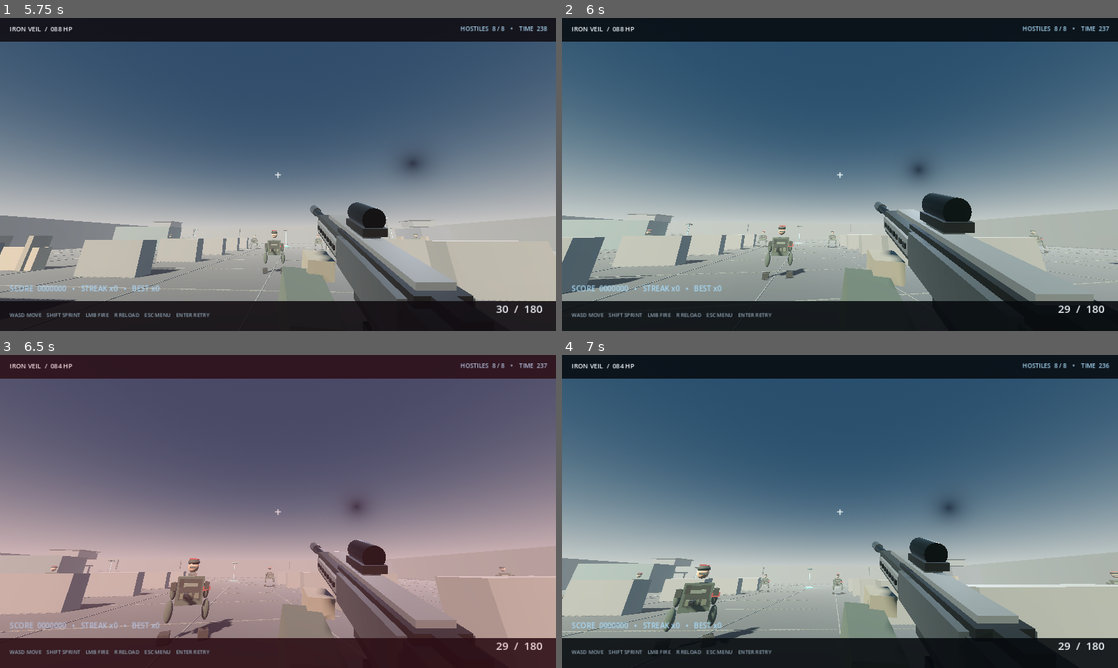
Above: before the commit, frames 1-4 (two rows, left to right).
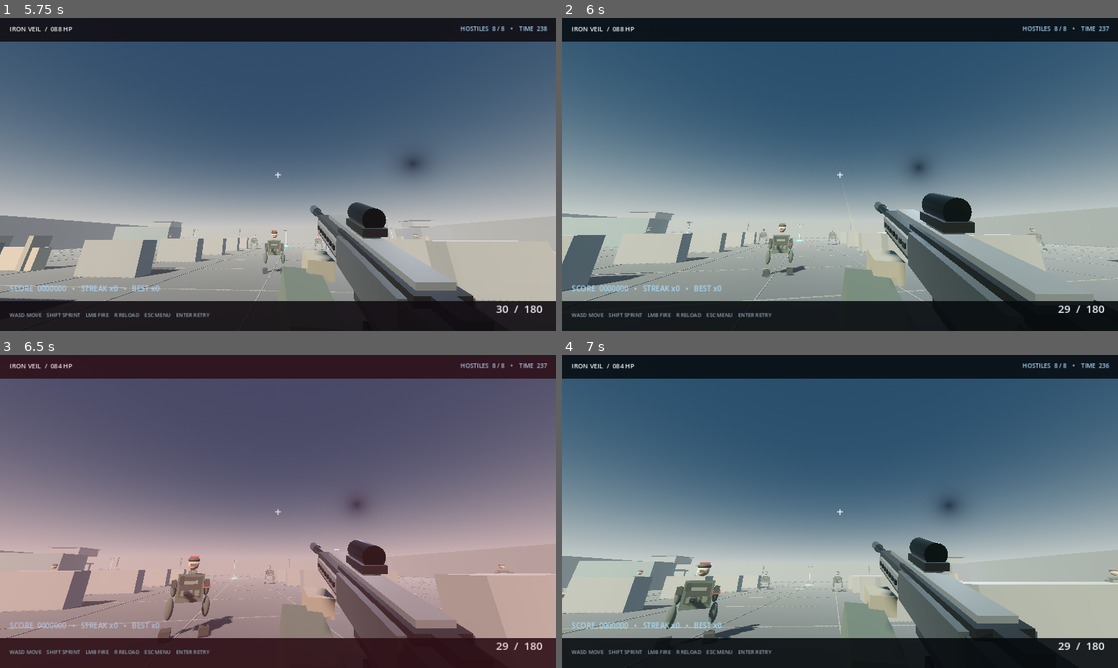
Above: after the commit, the same moments.

Repository: YukkuriP/Yukkuri-FPS2
Game: Godot game, scene res://scenes/main.tscn
Two runs of this game, one before a commit and one after it. Both use one fixed random seed, a clock stepped at 60 frames per second and the inputs below.
Inputs (mouse positions are in pixels of both pictures, inside the frame that each line leads up to):
- Up to frame 1 (5.75 s): tap Enter at 0.5, 1.35, 4.35 s; move the mouse to (400, 158) at 0.52 s; hold D (move_right) 0.53-1.28 s; tap R at 0.6, 3.6 s; click (400, 158) at 0.67 s; tap Space at 1.25 s; move the mouse to (166, 190) at 1.27 s; hold S (move_back) 1.28-2.03 s; move the mouse to (333, 105) at 2.02 s; hold D (move_right) 2.03-2.75 s; hold Shift 2.03-2.75 s; click "作戦開始 / DEPLOY →" at 2.75 s; move the mouse to (250, 237) at 3.52 s; hold W (move_forward) from 3.53 s (still down); click (250, 237) at 3.67 s; move the mouse to (316, 177) at 4.27 s; move the mouse to (233, 171) at 5.02 s; tap Shift at 5.1 s
- Up to frame 2 (6 s): keep holding W (move_forward); move the mouse to (845, 174) at 5.77 s; tap R at 5.85 s; click (845, 174) at 5.92 s
- Up to frame 3 (6.5 s): keep holding W (move_forward)
- Up to frame 4 (7 s): move the mouse to (817, 505) at 6.52 s; release W (move_forward) at 6.53 s; hold D (move_right) from 6.53 s (still down); tap Enter at 6.6 s

Frame 1 is identical in both runs. In frame 2, 2.1% of the frame differs, in the area x 0-100%, y 51-91%; in frame 3, 2.0%; in frame 4, 2.6%, in the area x 0-100%, y 64-91%.

Commit message:
Add visible shot tracers and camera recoil

Diff:
--- a/scripts/main.gd
+++ b/scripts/main.gd
@@ -855,6 +855,10 @@
 	ammo -= 1
 	fire_cooldown = 0.105
 	weapon_kick = 1.0
+	# Small, controllable camera impulse gives automatic fire some weight.
+	look_pitch = clampf(look_pitch - 0.012, -1.25, 1.25)
+	if is_instance_valid(camera):
+		camera.rotation.x = look_pitch
 	if is_instance_valid(weapon_root):
 		var flash := OmniLight3D.new()
 		flash.light_color = Color("#ffca77")
@@ -870,6 +874,9 @@
 	var query := PhysicsRayQueryParameters3D.create(from, to)
 	query.exclude = [player]
 	var result := player.get_world_3d().direct_space_state.intersect_ray(query)
+	var tracer_end: Vector3 = result.get("position", to) if not result.is_empty() else from + (-camera.global_transform.basis.z * 38.0)
+	if is_instance_valid(weapon_root):
+		_spawn_tracer(weapon_root.global_position + Vector3(0, 0.006, -0.99), tracer_end)
 	if not result.is_empty():
 		var collider := result.get("collider") as Node
 		if collider is Node and collider.is_in_group("training_target"):
@@ -898,6 +905,34 @@
 		else:
 			kill_streak = 0
 	_update_hud()
+
+func _spawn_tracer(start: Vector3, finish: Vector3) -> void:
+	# A brief emissive line makes each hitscan shot readable without a physics projectile.
+	var travel := finish - start
+	var distance := travel.length()
+	if distance < 0.15:
+		return
+	var tracer := MeshInstance3D.new()
+	var mesh := CylinderMesh.new()
+	mesh.top_radius = 0.008
+	mesh.bottom_radius = 0.008
+	mesh.height = distance
+	mesh.radial_segments = 6
+	tracer.mesh = mesh
+	tracer.position = (start + finish) * 0.5
+	tracer.quaternion = Quaternion(Vector3.UP, travel.normalized())
+	var material := StandardMaterial3D.new()
+	material.shading_mode = BaseMaterial3D.SHADING_MODE_UNSHADED
+	material.transparency = BaseMaterial3D.TRANSPARENCY_ALPHA
+	material.albedo_color = Color(1.0, 0.78, 0.38, 0.92)
+	material.emission_enabled = true
+	material.emission = Color(1.0, 0.48, 0.12)
+	material.emission_energy_multiplier = 2.2
+	tracer.material_override = material
+	world.add_child(tracer)
+	var fade := create_tween()
+	fade.tween_property(material, "albedo_color:a", 0.0, 0.075)
+	fade.tween_callback(tracer.queue_free)
 
 func _spawn_hit_effect(position: Vector3, headshot: bool) -> void:
 	var flash := OmniLight3D.new()
